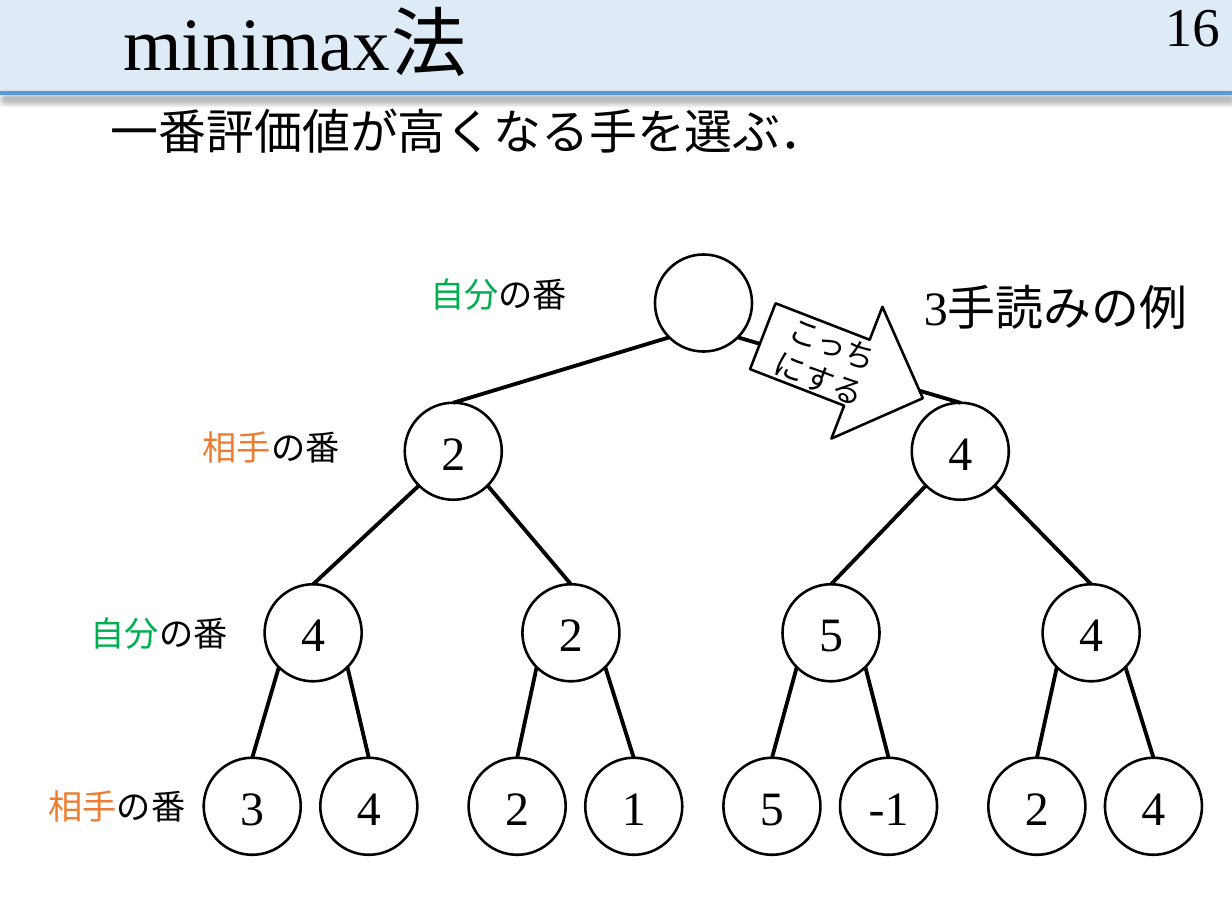
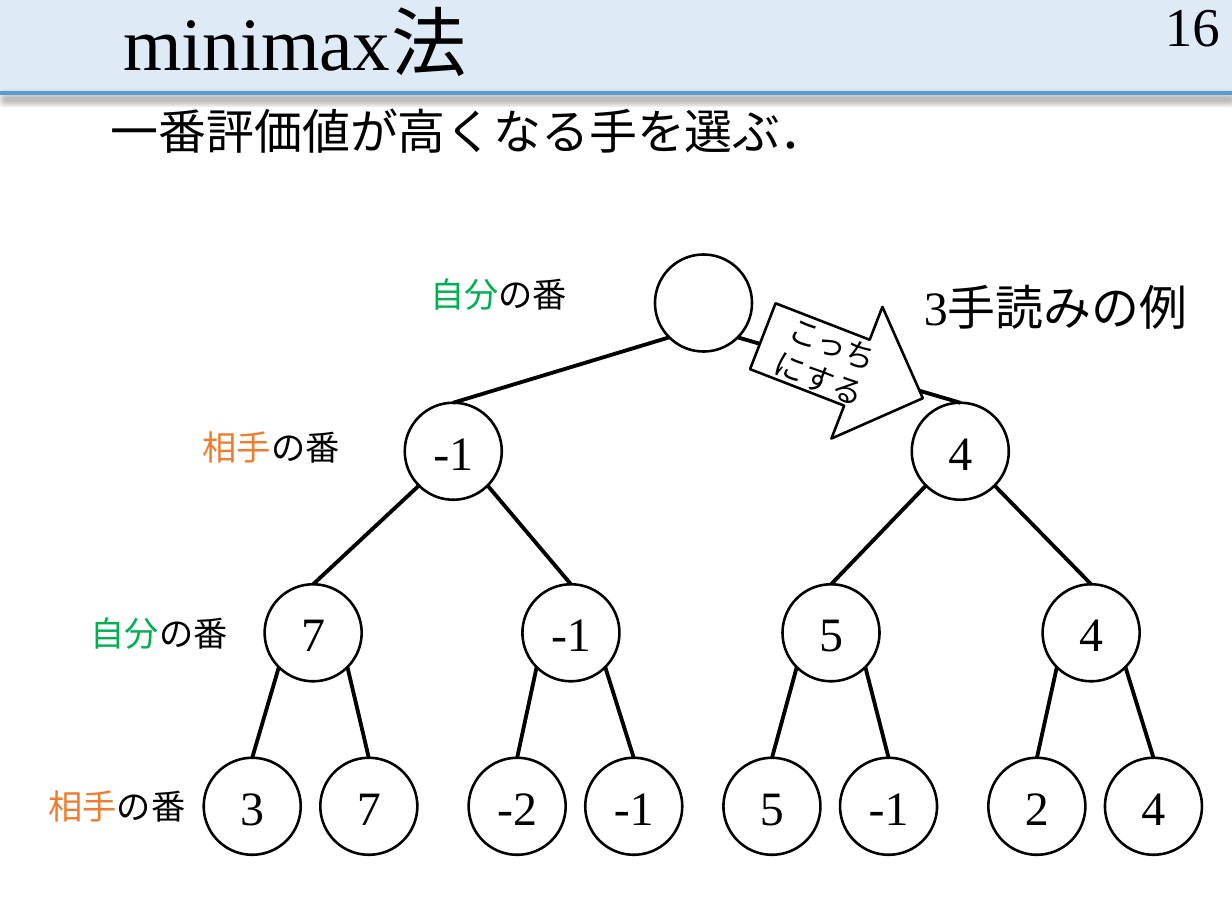
Before and after one commit to MasayaOda/SR, a slide deck: slide 16 of 181210oda.pptx. Drawn at 1232x924 pixels with LibreOffice and Linux fonts; fonts in the diff are those of the drawing. Boxes give left, top, right and bottom in pixels: in the first picture for what was removed or moved away, otherwise in the second. Text is boxed around its words. In the diff, an @@ line names an element or a change of style, - is before the commit and + after.

```diff
--- a/181210oda.pptx
+++ b/181210oda.pptx
@@ text in ellipse at bbox=[433, 438, 473, 470]: text changed @@
-2
+-1
@@ text in ellipse at bbox=[301, 619, 325, 651]: text changed @@
-4
+7
@@ text in ellipse at bbox=[551, 619, 591, 651]: text changed @@
-2
+-1
@@ text in ellipse at bbox=[357, 793, 381, 825]: text changed @@
-4
+7
@@ text in ellipse at bbox=[497, 793, 537, 825]: text changed @@
-2
+-2
@@ text in ellipse at bbox=[614, 793, 654, 825]: text changed @@
-1
+-1
```
Also in this commit, not shown: 3 other slides changed.
